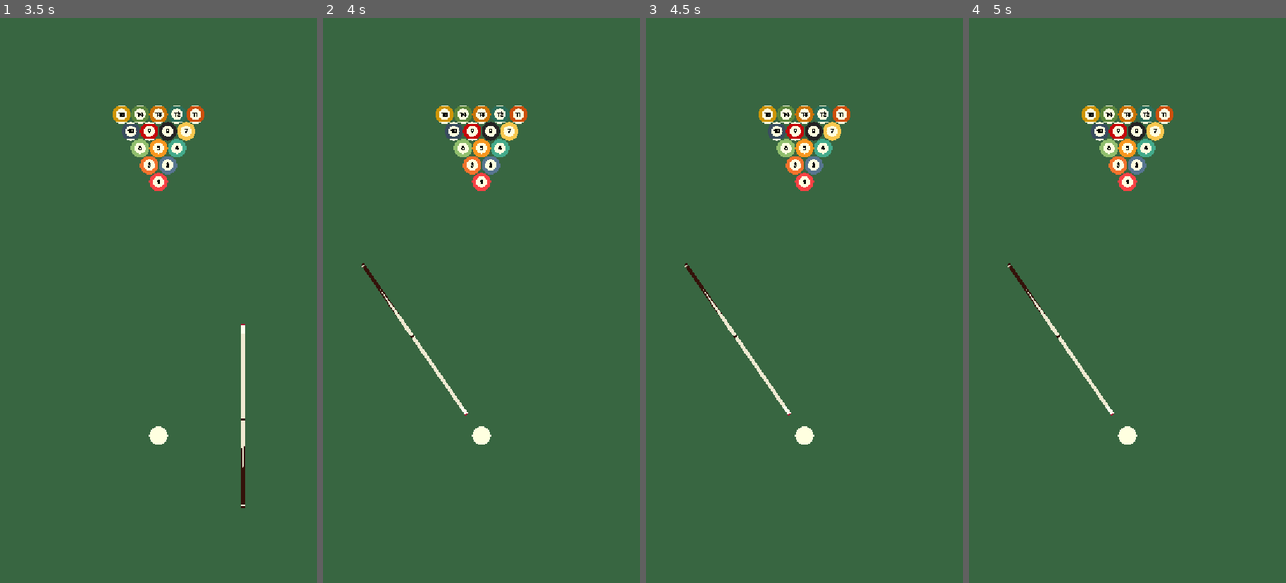
Above: before the commit, frames 1-4 (left to right).
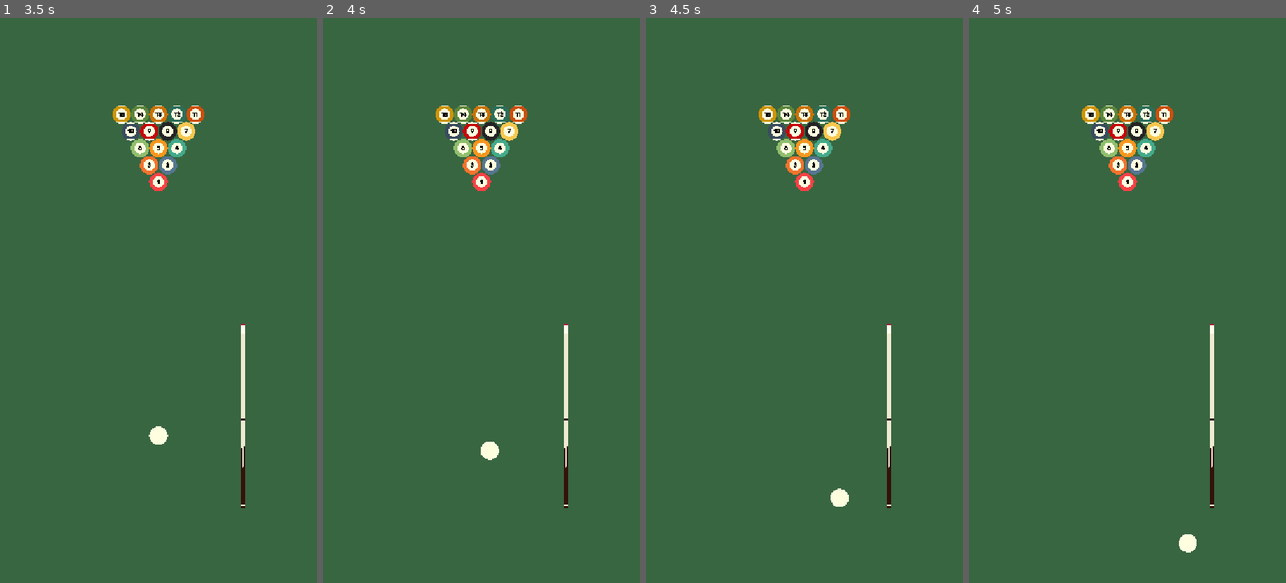
Above: after the commit, the same moments.

Repository: Yukeey07/EightHaven
Game: Godot game, scene res://assets/scenes/main_menu.tscn
Same seed, same stepped clock (60 frames per second), same inputs: the game is played once before the commit and once after it.
Inputs (mouse positions are in pixels of both pictures, inside the frame that each line leads up to):
- Up to frame 1 (3.5 s): click "Play" at 0.5 s; click "Play" at 1.25 s; click "Play" at 2 s; move the mouse to (228, 272) at 2.77 s; click (228, 272) at 2.92 s
- Up to frame 2 (4 s): tap Enter at 3.5 s; drag from (418, 328) to (465, 413) at 3.52 s
- Up to frame 3 (4.5 s): move the mouse to (836, 176) at 4.27 s; click (836, 176) at 4.42 s
- Up to frame 4 (5 s): no input

Frame 1 is identical in both runs. In frame 2, 1.1% of the frame differs, in the area x 12-78%, y 43-87%; in frame 3, 1.1%; in frame 4, 1.1%.
Error in both runs: Invalid access to property or key 'Pockets' on a base object of type 'Node (globals.gd)'. (res://assets/scripts/Bot.gd:4)

Commit message:
Added player force on the white ball

Diff:
--- a/assets/scripts/gameManager.gd
+++ b/assets/scripts/gameManager.gd
@@ -6,6 +6,8 @@
 var allBalls = Globals.allBalls
 
 var index = 1
+var is_dragging = false
+var drag_offset = null
 
 # Called when the node enters the scene tree for the first time.
 func _ready() -> void:
@@ -56,6 +58,19 @@
 		if white_ball.global_position.distance_to(global_mouse_pos) < 200:
 			putQueueAroundWhiteBall(global_mouse_pos)
 
+	if event is InputEventMouseButton and event.button_index == MOUSE_BUTTON_LEFT:
+		if event.pressed:
+			is_dragging = true
+			drag_offset = global_position - get_global_mouse_position()
+		else:
+			is_dragging = false
+			print(drag_offset)
+
+	elif event is InputEventMouseMotion and is_dragging:
+		var white_ball: Ball = allBalls.get(0)
+
+		white_ball.apply_central_impulse(get_global_mouse_position() + drag_offset)
+
 func putQueueAroundWhiteBall(mousePos: Vector2) -> void:
 	var white_ball: Ball = allBalls.get(0)
 	var direction: Vector2 = (mousePos - white_ball.global_position).normalized()
